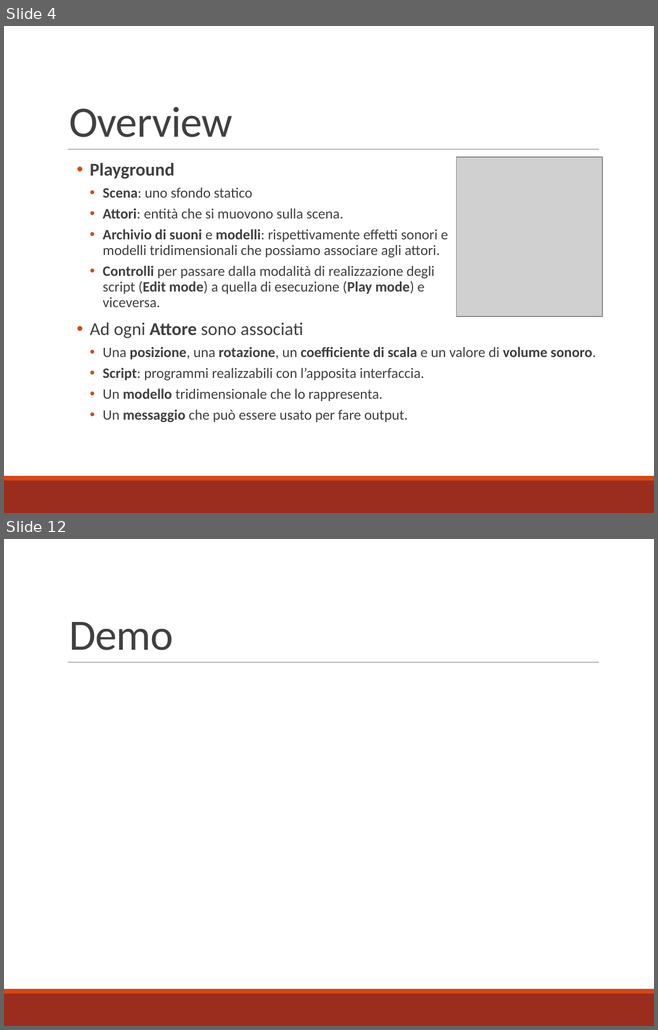
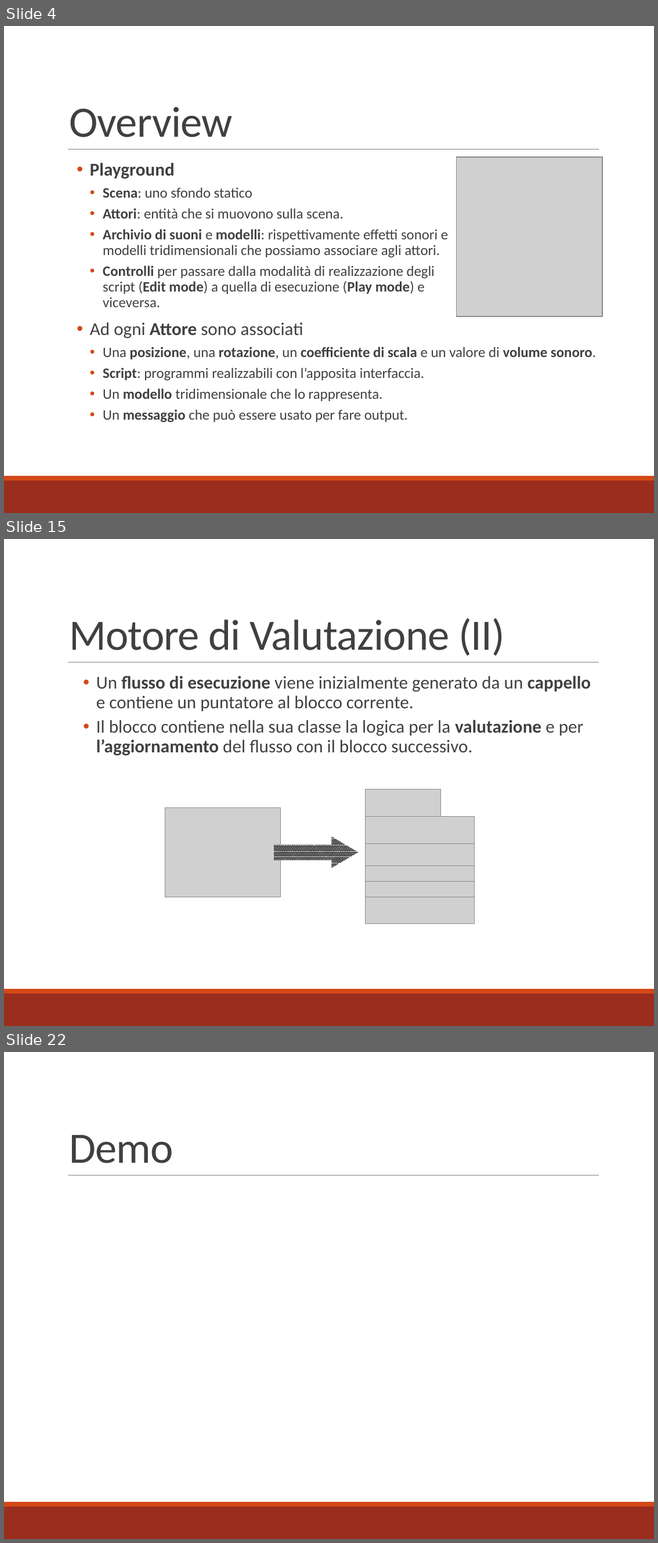
Before and after one commit to mbosc/scartch, a slide deck: Presentazione.pptx. Shown one above the other, each under a label of ours: slides 4 and 12 before the commit, slides 4, 15 and 22 after it; the slides between them are not shown. The pictures are 658x1030 and 658x1543 pixels, drawn with LibreOffice and Linux fonts; fonts in the diff are those of the drawing; grey boxes stand for pictures. Boxes give left, top, right and bottom in pixels: in the first picture for what was removed or moved away, otherwise in the second. Text is boxed around its words. In the diff, an @@ line names an element or a change of style, - is before the commit and + after.

```diff
--- a/Presentazione.pptx
+++ b/Presentazione.pptx
@@ slide 15 added at (x1=4, y1=539, x2=654, y2=1026), background #FFFFFF; not listed: 3 template elements that a slide beside it also shows @@
@@ title added at (x1=69, y1=618, x2=505, y2=656), 48 pt, text #404040 @@
+Motore di Valutazione (II)
@@ text added at (x1=96, y1=676, x2=590, y2=756), 20 pt, text #404040 @@
+  • Un flusso di esecuzione viene inizialmente generato da un cappello e contiene un puntatore al blocco corrente.
+  • Il blocco contiene nella sua classe la logica per la valutazione e per l’aggiornamento del flusso con il blocco successivo.
@@ picture added at (x1=365, y1=790, x2=441, y2=827) @@
@@ picture added at (x1=165, y1=808, x2=280, y2=897) @@
@@ picture added at (x1=365, y1=817, x2=474, y2=843) @@
@@ right arrow added at (x1=274, y1=837, x2=357, y2=868), fill pattern #000000 on #FFFFFF @@
@@ picture added at (x1=365, y1=842, x2=474, y2=868) @@
@@ picture added at (x1=365, y1=866, x2=474, y2=892) @@
@@ picture added at (x1=365, y1=882, x2=474, y2=908) @@
@@ picture added at (x1=365, y1=897, x2=474, y2=924) @@
@@ what was slide 12 is now slide 22 @@
```
Also in this commit, not shown: 7 slides changed, 10 other slides added, 1 slide removed, 18 other files.
